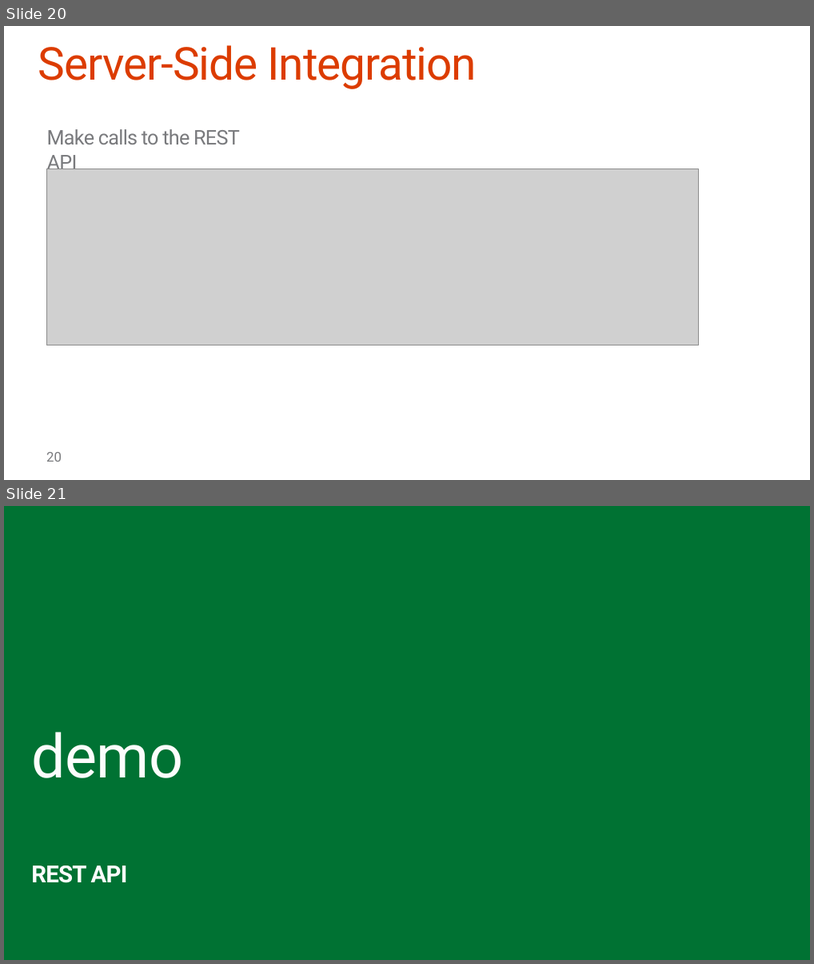
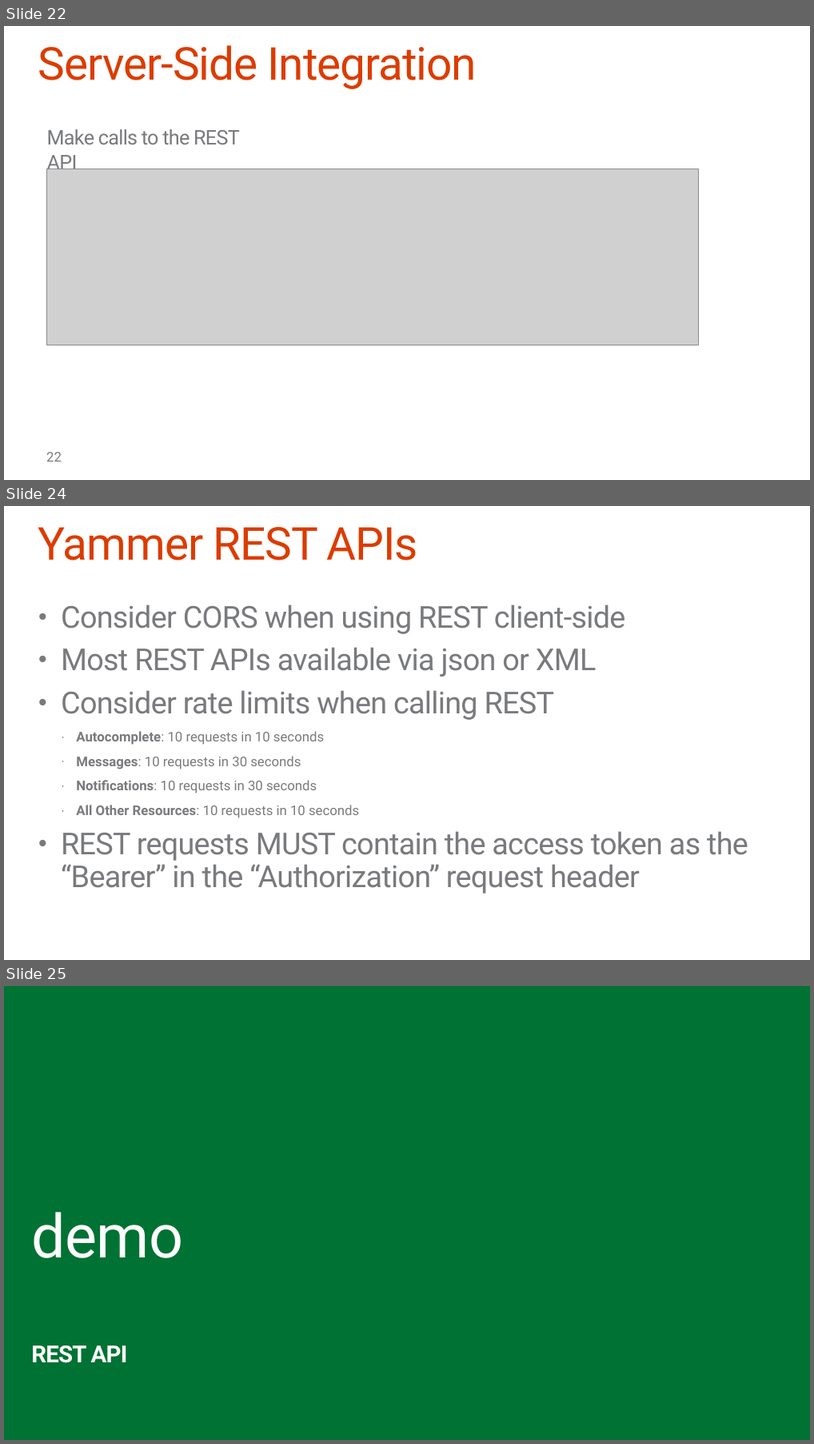
Before and after one commit to OfficeDev/TrainingContent, a slide deck: O3653-5 Deep Dive into Office 365 APIs for Yammer Services/O3653-5 Deep Dive into Office 365 APIs for Yammer Services.pptx. Shown one above the other, each under a label of ours: slides 20 and 21 before the commit, slides 22, 24 and 25 after it; the slides between them are not shown. The pictures are 814x964 and 814x1444 pixels, drawn with LibreOffice and Linux fonts; fonts in the diff are those of the drawing; grey boxes stand for pictures; background and template pictures are left out. Boxes give left, top, right and bottom in pixels: in the first picture for what was removed or moved away, otherwise in the second. Text is boxed around its words. In the diff, an @@ line names an element or a change of style, - is before the commit and + after.

Commit message:
Updates to Yammer deck
Added a few slides and fixed the embed code to not show application id
(we changed that a few months back)

```diff
--- a/O3653-5 Deep Dive into Office 365 APIs for Yammer Services/O3653-5 Deep Dive into Office 365 APIs for Yammer Services.pptx
+++ b/O3653-5 Deep Dive into Office 365 APIs for Yammer Services/O3653-5 Deep Dive into Office 365 APIs for Yammer Services.pptx
@@ slide 24 added at bbox=[4, 506, 810, 960], background #FFFFFF @@
@@ title added at bbox=[38, 527, 418, 560], 54 pt, text #DC3C00 @@
+Yammer REST APIs
@@ text added at bbox=[61, 604, 749, 893], 36 pt, text #797A7D @@
+• Consider CORS when using REST client-side
+• Most REST APIs available via json or XML
+• Consider rate limits when calling REST
+  · Autocomplete: 10 requests in 10 seconds
+  · Messages: 10 requests in 30 seconds
+  · Notifications: 10 requests in 30 seconds
+  · All Other Resources: 10 requests in 10 seconds
+• REST requests MUST contain the access token as the “Bearer” in the “Authorization” request header
@@ what was slide 20 is now slide 22 @@
@@ page number at bbox=[46, 452, 62, 461]: text changed @@
-20
+22
@@ what was slide 21 is now slide 25 @@
```
Also in this commit, not shown: 5 slides changed, 3 other slides added.
